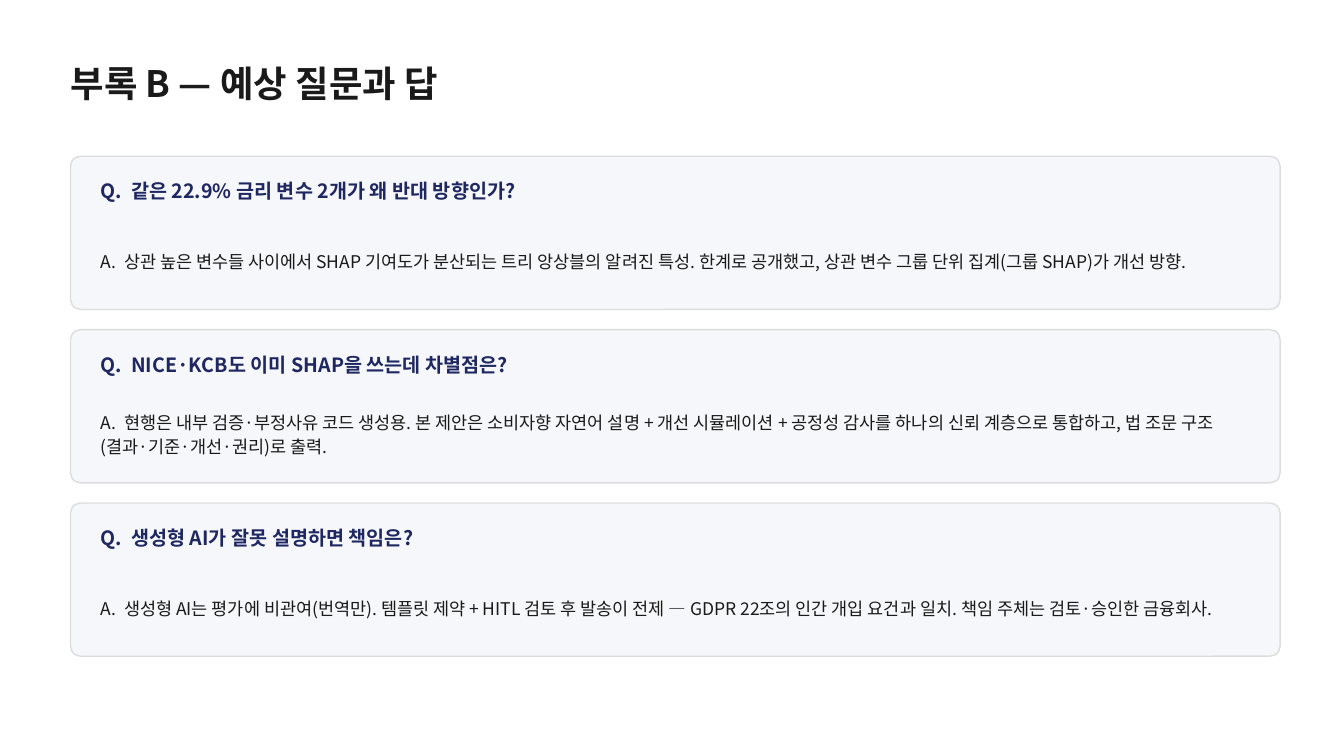
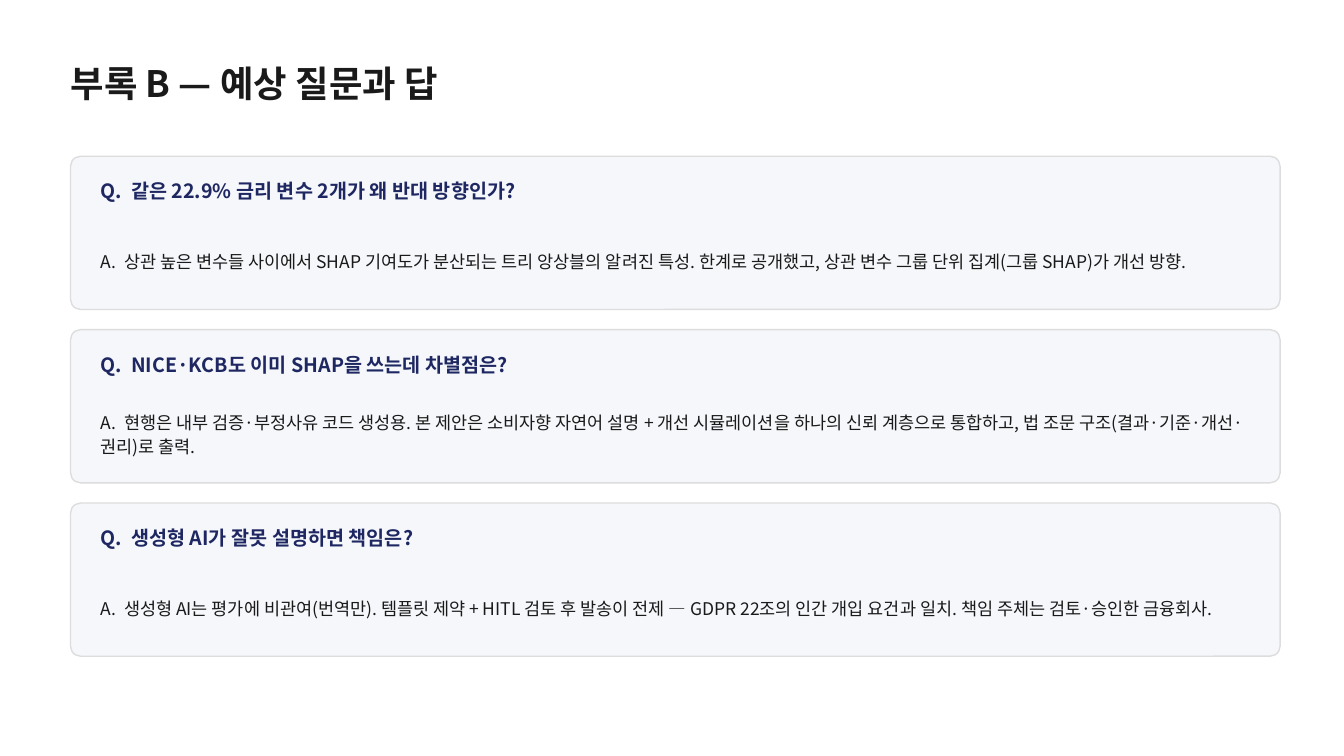
Before and after one commit to gwpark-dev/credit-explainer, a slide deck: slide 15 of CreditExplainer_발표자료_박건우.pptx (slide 16 before the commit). Drawn at 1344x756 pixels with LibreOffice and Linux fonts; fonts in the diff are those of the drawing. Boxes give left, top, right and bottom in pixels: in the first picture for what was removed or moved away, otherwise in the second. Text is boxed around its words. In the diff, an @@ line names an element or a change of style, - is before the commit and + after.

```diff
--- a/CreditExplainer_발표자료_박건우.pptx
+++ b/CreditExplainer_발표자료_박건우.pptx
@@ text at [101,414,1244,457]: text changed @@
-A. 현행은 내부 검증·부정사유 코드 생성용. 본 제안은 소비자향 자연어 설명 + 개선 시뮬레이션 + 공정성 감사를 하나의 신뢰 계층으로 통합하고, 법 조문 구조(결과·기준·개선·권리)로 출력.
+A. 현행은 내부 검증·부정사유 코드 생성용. 본 제안은 소비자향 자연어 설명 + 개선 시뮬레이션을 하나의 신뢰 계층으로 통합하고, 법 조문 구조(결과·기준·개선·권리)로 출력.
```
Also in this commit, not shown: 7 other slides changed, 1 slide removed, 1 other file.
